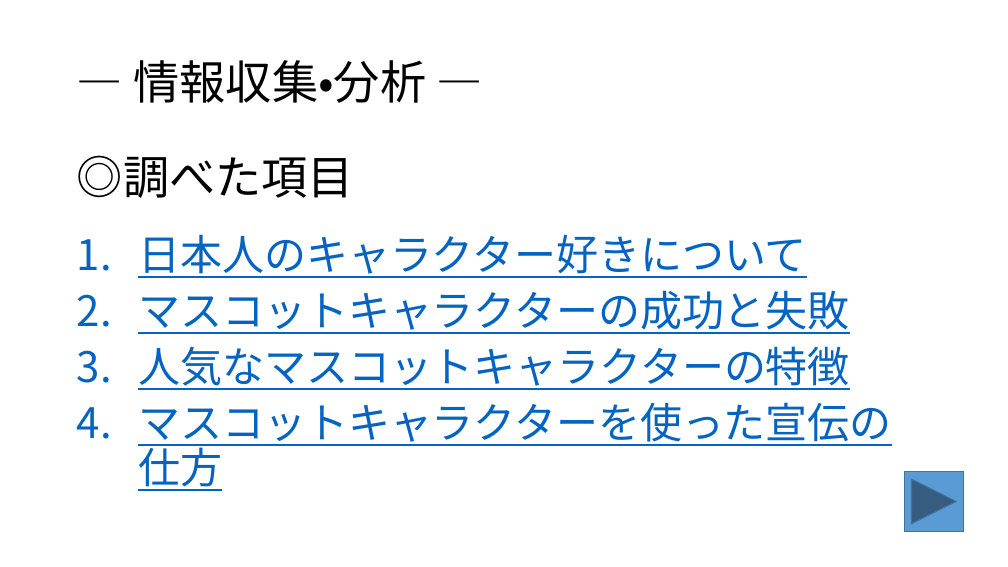
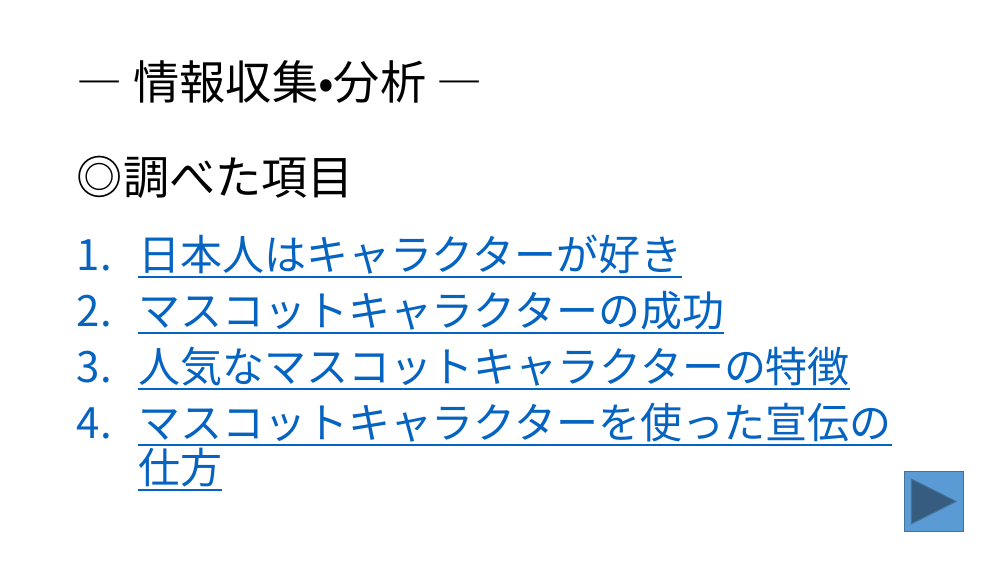
Before and after one commit to Tako0907/PowerPoint, a slide deck: slide 5 of パワーポイント.pptx. Drawn at 1008x567 pixels with LibreOffice and Linux fonts; fonts in the diff are those of the drawing. Boxes give left, top, right and bottom in pixels: in the first picture for what was removed or moved away, otherwise in the second. Text is boxed around its words. In the diff, an @@ line names an element or a change of style, - is before the commit and + after.

```diff
--- a/パワーポイント.pptx
+++ b/パワーポイント.pptx
@@ text at [138,234,724,334]: text changed @@
-1. 日本人のキャラクター好きについて
-2. マスコットキャラクターの成功と失敗
+1. 日本人はキャラクターが好き
+2. マスコットキャラクターの成功
```
Also in this commit, not shown: 3 other slides changed, 1 other file.
